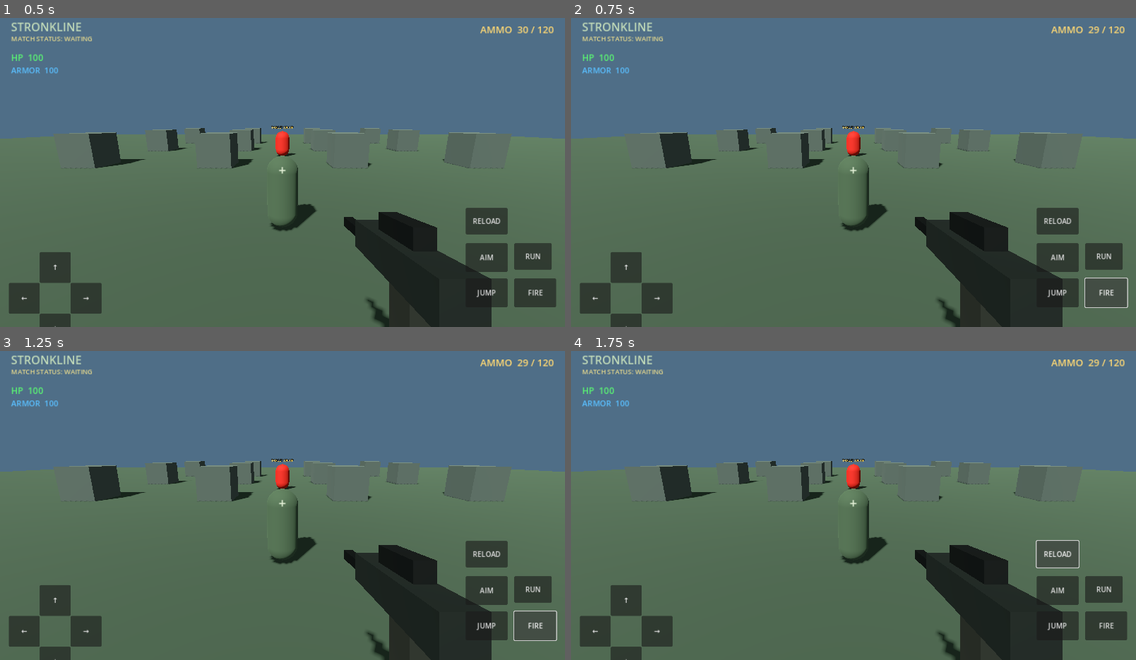
Above: before the commit, frames 1-4 (two rows, left to right).
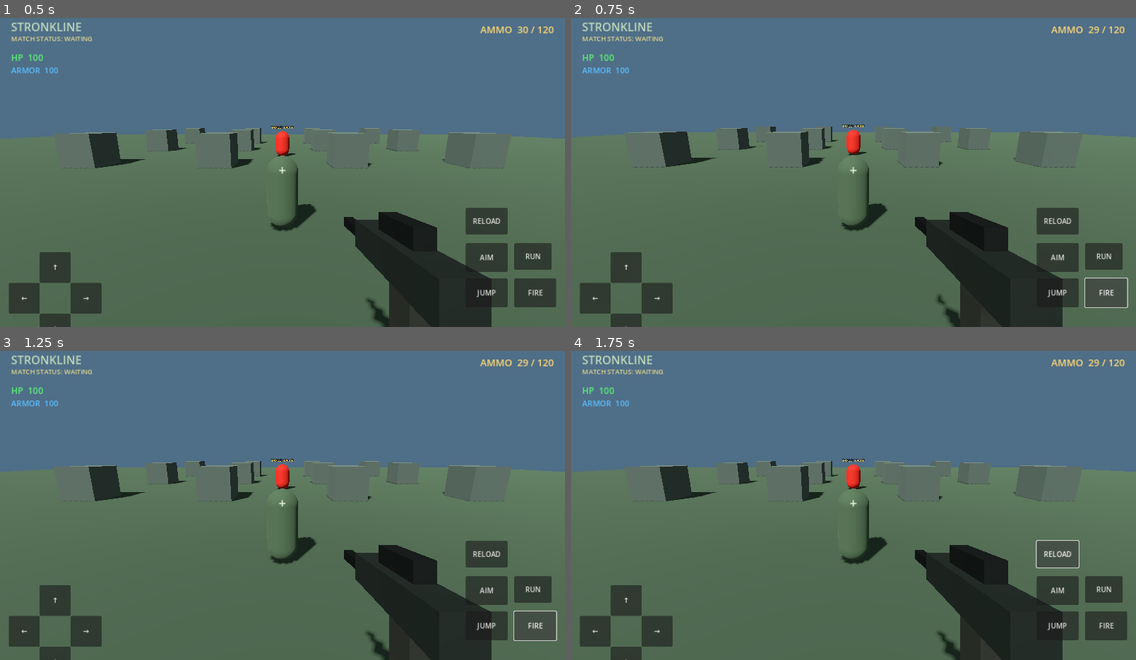
Above: after the commit, the same moments.

Repository: strda77/StrOnkLine
Game: Godot game, scene res://scenes/main.tscn
The game is run twice, just before and just after one commit, with the same random seed, the same clock (stepped at 60 frames per second) and the same inputs.
Inputs:
- Up to frame 1 (0.5 s): no input
- Up to frame 2 (0.75 s): click "FIRE" at 0.5 s
- Up to frame 3 (1.25 s): no input
- Up to frame 4 (1.75 s): click "RELOAD" at 1.25 s

Frame 1 is identical in both runs. In frame 2, 1.0% of the frame differs, in the area x 0-100%, y 34-98%; in frame 3, less than 0.1%; in frame 4, less than 0.1%.

Commit message:
Implement recoil and muzzle effect in player script
Added recoil mechanics and muzzle effect for weapon firing.

Diff:
--- a/scripts/player.gd
+++ b/scripts/player.gd
@@ -4,6 +4,8 @@
 signal ammo_changed(current: int, reserve: int)
 signal aim_changed(active: bool)
 signal weapon_fired
+signal hit_confirmed
+signal shot_missed
 
 const WALK_SPEED := 5.0
 const RUN_SPEED := 8.0
@@ -17,6 +19,10 @@
 const NORMAL_FOV := 75.0
 const AIM_FOV := 48.0
 
+const HIP_RECOIL := 2.0
+const AIM_RECOIL := 1.2
+const RECOIL_RECOVERY := 8.0
+
 var move_direction := Vector2.ZERO
 var pressed_directions: Dictionary = {}
 var jump_requested := false
@@ -28,6 +34,13 @@
 var camera_touch_index := -1
 
 var weapon: Node3D
+var muzzle_flash: MeshInstance3D
+var muzzle_light: OmniLight3D
+var muzzle_timer := 0.0
+
+var recoil_pitch := 0.0
+var recoil_yaw := 0.0
+
 var aiming := false
 var reloading := false
 var current_ammo := MAGAZINE_SIZE
@@ -111,6 +124,8 @@
         Vector3(0.07, 0.07, 0.22),
         Color(0.08, 0.09, 0.08)
     )
+
+    create_muzzle_effect()
 
 
 func add_weapon_part(
@@ -133,6 +148,37 @@
     weapon.add_child(part)
 
 
+func create_muzzle_effect() -> void:
+    muzzle_flash = MeshInstance3D.new()
+
+    var flash_mesh := SphereMesh.new()
+    flash_mesh.radius = 0.09
+    flash_mesh.height = 0.18
+
+    muzzle_flash.mesh = flash_mesh
+    muzzle_flash.position = Vector3(0.0, -0.02, -0.67)
+
+    var flash_material := StandardMaterial3D.new()
+    flash_material.shading_mode = BaseMaterial3D.SHADING_MODE_UNSHADED
+    flash_material.albedo_color = Color(1.0, 0.65, 0.12)
+    flash_material.emission_enabled = true
+    flash_material.emission = Color(1.0, 0.35, 0.05)
+    muzzle_flash.material_override = flash_material
+
+    weapon.add_child(muzzle_flash)
+    muzzle_flash.visible = false
+
+    muzzle_light = OmniLight3D.new()
+    muzzle_light.position = Vector3(0.0, -0.02, -0.7)
+    muzzle_light.light_color = Color(1.0, 0.55, 0.18)
+    muzzle_light.light_energy = 2.0
+    muzzle_light.omni_range = 2.5
+    muzzle_light.shadow_enabled = false
+
+    weapon.add_child(muzzle_light)
+    muzzle_light.visible = false
+
+
 func _input(event: InputEvent) -> void:
     var screen_size := get_viewport().get_visible_rect().size
 
@@ -155,7 +201,7 @@
     camera_pitch -= delta_position.y * TOUCH_SENSITIVITY
     camera_pitch = clamp(camera_pitch, -55.0, 65.0)
 
-    camera_pivot.rotation_degrees.x = camera_pitch
+    camera_pivot.rotation_degrees.x = camera_pitch - recoil_pitch
 
 
 func set_direction(direction: Vector2, pressed: bool) -> void:
@@ -191,6 +237,25 @@
     aim_changed.emit(aiming)
 
 
+func apply_recoil() -> void:
+    var amount := AIM_RECOIL if aiming else HIP_RECOIL
+
+    recoil_pitch += amount
+    recoil_yaw += randf_range(-0.35, 0.35)
+
+    recoil_pitch = minf(recoil_pitch, 8.0)
+    recoil_yaw = clampf(recoil_yaw, -2.0, 2.0)
+
+    camera_pivot.rotation_degrees.x = camera_pitch - recoil_pitch
+    camera_pivot.rotation_degrees.y = recoil_yaw
+
+
+func show_muzzle_effect() -> void:
+    muzzle_timer = 0.07
+    muzzle_flash.visible = true
+    muzzle_light.visible = true
+
+
 func fire_weapon() -> void:
     if reloading or fire_cooldown > 0.0:
         return
@@ -204,6 +269,12 @@
 
     ammo_changed.emit(current_ammo, reserve_ammo)
     weapon_fired.emit()
+
+    apply_recoil()
+    show_muzzle_effect()
+
+    if OS.has_feature("android"):
+        Input.vibrate_handheld(25)
 
     var center := get_viewport().get_visible_rect().size / 2.0
     var origin := camera.project_ray_origin(center)
@@ -213,6 +284,7 @@
         origin,
         origin + direction * 200.0
     )
+
     query.exclude = [get_rid()]
     query.collision_mask = 1
 
@@ -223,10 +295,13 @@
 
         if hit_object.has_method("take_damage"):
             hit_object.take_damage(25)
+            hit_confirmed.emit()
             print("TARGET HIT - 25 DAMAGE")
         else:
             print("HIT: ", hit_object.name)
+            shot_missed.emit()
     else:
+        shot_missed.emit()
         print("SHOT MISSED")
 
 
@@ -245,6 +320,9 @@
     print("RELOADING...")
 
     await get_tree().create_timer(RELOAD_TIME).timeout
+
+    if not is_inside_tree():
+        return
 
     var needed := MAGAZINE_SIZE - current_ammo
     var loaded := min(needed, reserve_ammo)
@@ -259,6 +337,24 @@
 
 func _process(delta: float) -> void:
     fire_cooldown = maxf(0.0, fire_cooldown - delta)
+
+    recoil_pitch = move_toward(
+        recoil_pitch, 0.0, RECOIL_RECOVERY * delta
+    )
+
+    recoil_yaw = move_toward(
+        recoil_yaw, 0.0, RECOIL_RECOVERY * delta
+    )
+
+    camera_pivot.rotation_degrees.x = camera_pitch - recoil_pitch
+    camera_pivot.rotation_degrees.y = recoil_yaw
+
+    if muzzle_timer > 0.0:
+        muzzle_timer -= delta
+
+        if muzzle_timer <= 0.0:
+            muzzle_flash.visible = false
+            muzzle_light.visible = false
 
 
 func _physics_process(delta: float) -> void:
